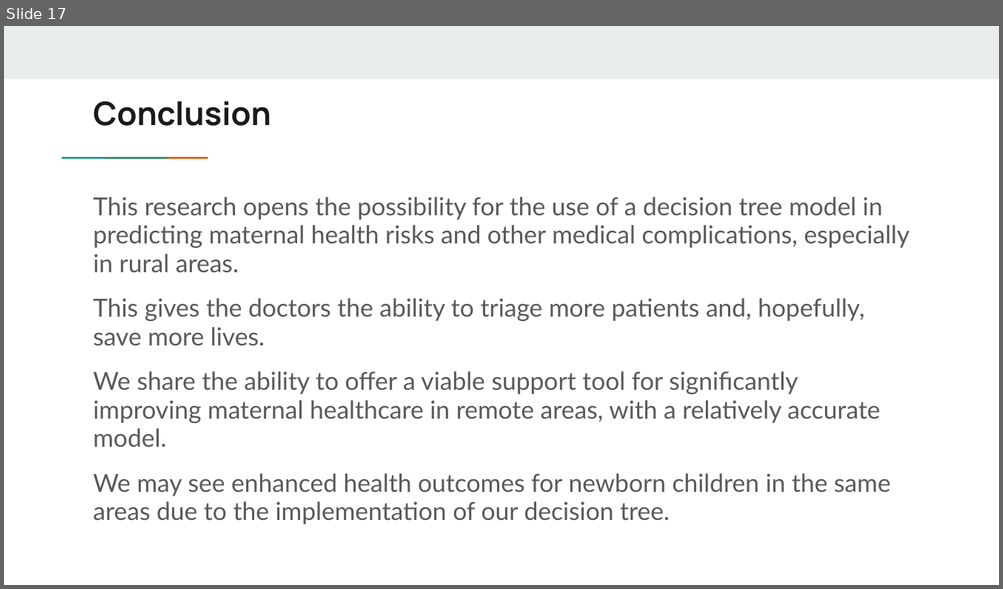
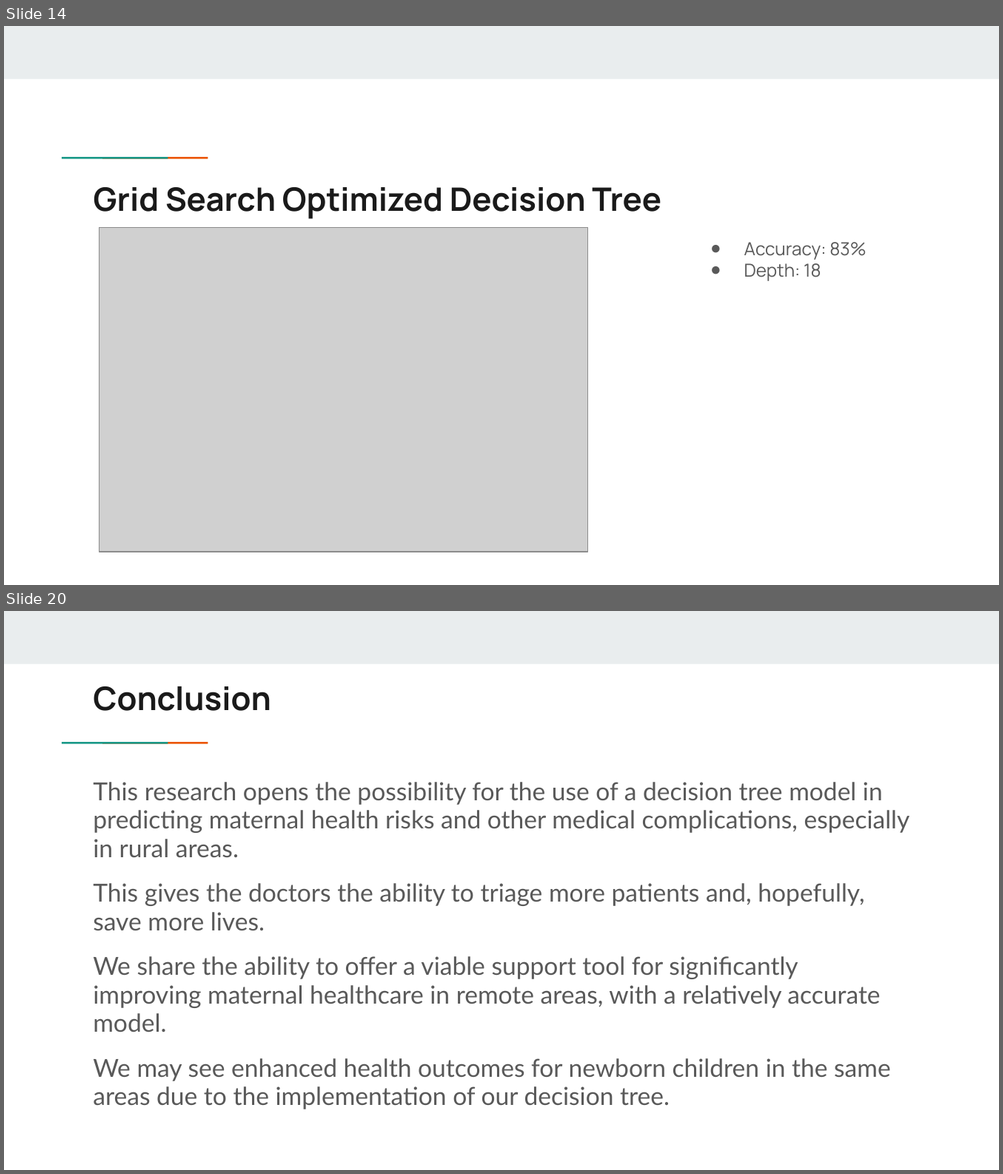
Before and after one commit to mkaturiusd24/USDIntroToAIGroup1, a slide deck: Maternal Health Risk Final Project.pptx. Shown one above the other, each under a label of ours: slide 17 before the commit, slides 14 and 20 after it; the slides between them are not shown. The pictures are 1003x589 and 1003x1174 pixels, drawn with LibreOffice and Linux fonts; fonts in the diff are those of the drawing; grey boxes stand for pictures. Boxes give left, top, right and bottom in pixels: in the first picture for what was removed or moved away, otherwise in the second. Text is boxed around its words. In the diff, an @@ line names an element or a change of style, - is before the commit and + after.

```diff
--- a/Maternal Health Risk Final Project.pptx
+++ b/Maternal Health Risk Final Project.pptx
@@ slide 14 added at (4, 26, 999, 585), background #FFFFFF; not listed: 3 template elements that a slide beside it also shows @@
@@ title added at (94, 187, 661, 219), 23.4 pt, text #1A1A1A, bold @@
+Grid Search Optimized Decision Tree
@@ picture added at (99, 228, 588, 552) @@
@@ text added at (744, 242, 865, 281), 13 pt, text #595959 @@
+● Accuracy: 83%
+● Depth: 18
@@ what was slide 17 is now slide 20 @@
```
Also in this commit, not shown: 4 slides changed, 5 other slides added, 3 slides removed.
